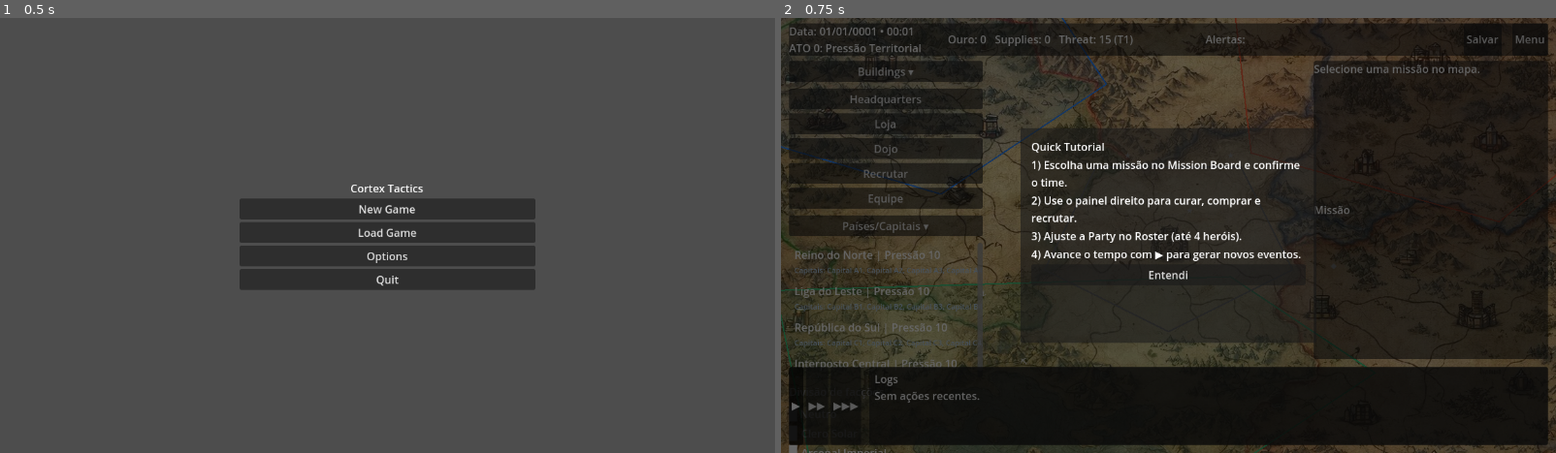
Above: before the commit, frames 1-2 (left to right).
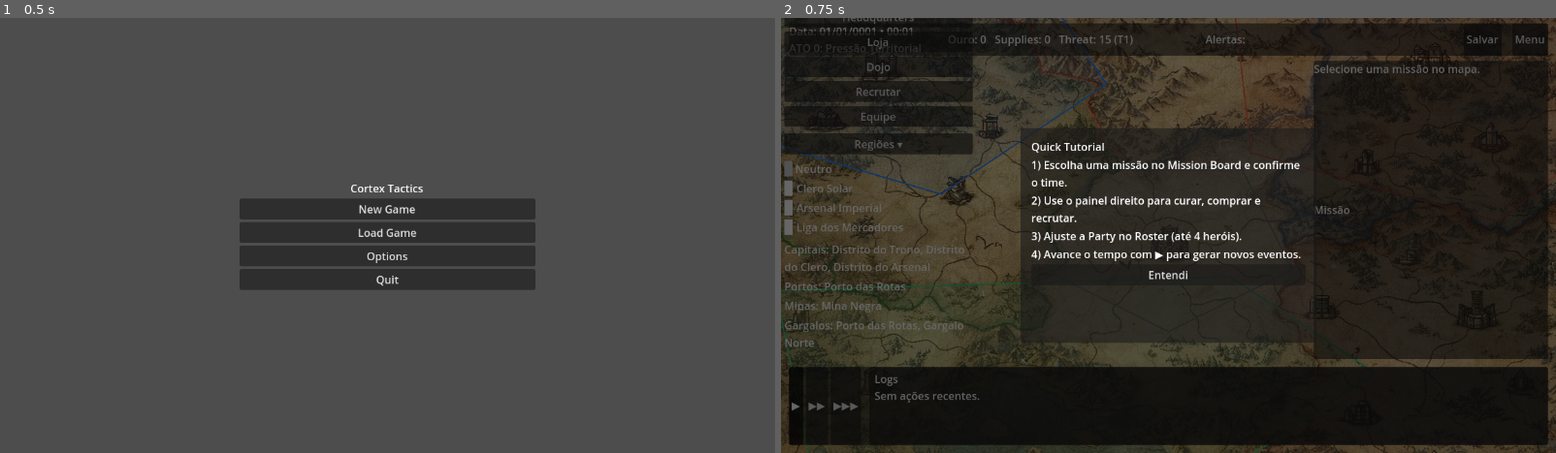
Above: after the commit, the same moments.

Repository: andrecc2507/JOGO
Game: Godot game, scene res://scene/ui/main_menu.tscn
The game is run twice, just before and just after one commit, with the same random seed, the same clock (stepped at 60 frames per second) and the same inputs. The engine's default icon, where the game draws it, is replaced by a stand-in: a white triangle on a blue panel in a dark square.
Inputs:
- Up to frame 1 (0.5 s): no input
- Up to frame 2 (0.75 s): click "New Game" at 0.5 s

Frame 1 is identical in both runs. In frame 2, 6.8% of the frame differs, in the area x 0-27%, y 0-100%.
Error after the commit: Cannot call method 'get_children' on a null value. (res://scripts/ui/map_screen.gd:476)

Commit message:
Update map_screen.tscn

Diff:
--- a/scene/ui/map_screen.tscn
+++ b/scene/ui/map_screen.tscn
@@ -1,77 +1,79 @@
-[gd_scene load_steps=3 format=3]
-
-[ext_resource type="Script" path="res://scripts/ui/map_screen.gd" id=1]
-[ext_resource type="Texture2D" path="res://assets/ui/world_map_provisional.png" id=2]
+[gd_scene load_steps=3 format=3 uid="uid://b3r1anytybvd7"]
+
+[ext_resource type="Script" uid="uid://vitrbcc721ft" path="res://scripts/ui/map_screen.gd" id="1"]
+[ext_resource type="Texture2D" uid="uid://7o288x5iiwqv" path="res://assets/ui/world_map_provisional.png" id="2"]
 
 [node name="MapScreen" type="Control"]
 layout_mode = 3
 anchors_preset = 15
 anchor_right = 1.0
 anchor_bottom = 1.0
+grow_horizontal = 2
+grow_vertical = 2
 script = ExtResource("1")
 
 [node name="MapLayer" type="Control" parent="."]
+anchors_preset = 0
+anchor_right = 1.0
+anchor_bottom = 1.0
+mouse_filter = 1
+
+[node name="MapRoot" type="Control" parent="MapLayer"]
+anchors_preset = 0
+anchor_right = 1.0
+anchor_bottom = 1.0
+mouse_filter = 1
+
+[node name="MapBackground" type="ColorRect" parent="MapLayer/MapRoot"]
+layout_mode = 0
+mouse_filter = 1
+color = Color(0.07, 0.08, 0.1, 1)
+
+[node name="MapImage" type="TextureRect" parent="MapLayer/MapRoot"]
+layout_mode = 0
+texture = ExtResource("2")
+expand_mode = 1
+stretch_mode = 5
+
+[node name="OverlayLayer" type="Control" parent="MapLayer/MapRoot"]
+anchors_preset = 0
+mouse_filter = 2
+
+[node name="BordersLayer" type="Node2D" parent="MapLayer/MapRoot/OverlayLayer"]
+
+[node name="PinsLayer" type="Control" parent="MapLayer/MapRoot"]
+anchors_preset = 0
+mouse_filter = 1
+
+[node name="LocationPins" type="Control" parent="MapLayer/MapRoot/PinsLayer"]
+anchors_preset = 0
+mouse_filter = 1
+
+[node name="Act0CapitalPins" type="Control" parent="MapLayer/MapRoot/PinsLayer"]
+anchors_preset = 0
+mouse_filter = 1
+
+[node name="Act0MissionPins" type="Control" parent="MapLayer/MapRoot/PinsLayer"]
+anchors_preset = 0
+mouse_filter = 1
+
+[node name="MissionPins" type="Control" parent="MapLayer/MapRoot/PinsLayer"]
+anchors_preset = 0
+mouse_filter = 1
+
+[node name="BuildingPins" type="Control" parent="MapLayer/MapRoot/PinsLayer"]
+anchors_preset = 0
+mouse_filter = 1
+
+[node name="UIFrame" type="Control" parent="."]
+layout_mode = 1
 anchors_preset = 15
 anchor_right = 1.0
 anchor_bottom = 1.0
-mouse_filter = 1
-
-[node name="MapRoot" type="Control" parent="MapLayer"]
-anchors_preset = 15
-anchor_right = 1.0
-anchor_bottom = 1.0
-mouse_filter = 1
-
-[node name="MapBackground" type="ColorRect" parent="MapLayer/MapRoot"]
-anchors_preset = 0
-color = Color(0.07, 0.08, 0.1, 1)
-mouse_filter = 1
-
-[node name="MapImage" type="TextureRect" parent="MapLayer/MapRoot"]
-anchors_preset = 0
-texture = ExtResource(2)
-expand = true
-stretch_mode = 5
-mouse_filter = 1
-
-[node name="OverlayLayer" type="Control" parent="MapLayer/MapRoot"]
-anchors_preset = 0
 mouse_filter = 2
 
-[node name="BordersLayer" type="Node2D" parent="MapLayer/MapRoot/OverlayLayer"]
-
-[node name="PinsLayer" type="Control" parent="MapLayer/MapRoot"]
-anchors_preset = 0
-mouse_filter = 1
-
-[node name="LocationPins" type="Control" parent="MapLayer/MapRoot/PinsLayer"]
-anchors_preset = 0
-mouse_filter = 1
-
-[node name="Act0CapitalPins" type="Control" parent="MapLayer/MapRoot/PinsLayer"]
-anchors_preset = 0
-mouse_filter = 1
-
-[node name="Act0MissionPins" type="Control" parent="MapLayer/MapRoot/PinsLayer"]
-anchors_preset = 0
-mouse_filter = 1
-
-[node name="MissionPins" type="Control" parent="MapLayer/MapRoot/PinsLayer"]
-anchors_preset = 0
-mouse_filter = 1
-
-[node name="BuildingPins" type="Control" parent="MapLayer/MapRoot/PinsLayer"]
-anchors_preset = 0
-mouse_filter = 1
-
-[node name="UIFrame" type="Control" parent="."]
-anchors_preset = 15
-anchor_right = 1.0
-anchor_bottom = 1.0
-mouse_filter = 2
-
 [node name="TopBar" type="PanelContainer" parent="UIFrame"]
-anchors_preset = 2
+layout_mode = 0
 anchor_right = 1.0
 offset_left = 12.0
 offset_top = 8.0
@@ -79,16 +81,16 @@
 offset_bottom = 56.0
 
 [node name="TopBarContent" type="HBoxContainer" parent="UIFrame/TopBar"]
-anchors_preset = 15
-anchor_right = 1.0
-anchor_bottom = 1.0
+layout_mode = 2
 theme_override_constants/separation = 16
 
 [node name="TimeBlock" type="VBoxContainer" parent="UIFrame/TopBar/TopBarContent"]
 custom_minimum_size = Vector2(220, 0)
+layout_mode = 2
 theme_override_constants/separation = 2
 
 [node name="DayLabel" type="Label" parent="UIFrame/TopBar/TopBarContent/TimeBlock"]
+layout_mode = 2
 text = "Data 01/01/0001"
 
 [node name="ActLabel" type="Label" parent="UIFrame/TopBar/TopBarContent/TimeBlock"]
@@ -96,6 +98,7 @@
 text = "Ato"
 
 [node name="ResourceBlock" type="HBoxContainer" parent="UIFrame/TopBar/TopBarContent"]
+layout_mode = 2
 size_flags_horizontal = 3
 theme_override_constants/separation = 12
 
@@ -130,6 +133,7 @@
 text = "Mapa"
 
 [node name="Body" type="Control" parent="UIFrame"]
+layout_mode = 1
 anchors_preset = 15
 anchor_right = 1.0
 anchor_bottom = 1.0
@@ -137,173 +141,171 @@
 offset_bottom = -140.0
 
 [node name="LeftPanel" type="VBoxContainer" parent="UIFrame/Body"]
-anchor_right = 0.0
-anchor_bottom = 1.0
-offset_left = 12.0
-offset_top = 0.0
-offset_right = 300.0
-offset_bottom = 0.0
 custom_minimum_size = Vector2(280, 0)
+layout_mode = 1
+anchors_preset = 9
+anchor_bottom = 1.0
+offset_left = 5.0
+offset_top = -5.0
+offset_right = 285.0
+offset_bottom = -131.0
+grow_vertical = 2
 size_flags_vertical = 3
 theme_override_constants/separation = 10
 
 [node name="BuildingsHeader" type="Button" parent="UIFrame/Body/LeftPanel"]
+layout_mode = 2
 text = "Buildings ▾"
 
 [node name="BuildingButtons" type="VBoxContainer" parent="UIFrame/Body/LeftPanel"]
 custom_minimum_size = Vector2(0, 160)
+layout_mode = 2
 theme_override_constants/separation = 6
 
 [node name="HeadquartersButton" type="Button" parent="UIFrame/Body/LeftPanel/BuildingButtons"]
+layout_mode = 2
 text = "Headquarters"
 
 [node name="CurandeiraButton" type="Button" parent="UIFrame/Body/LeftPanel/BuildingButtons"]
+layout_mode = 2
 text = "Curandeira"
 
 [node name="LojaButton" type="Button" parent="UIFrame/Body/LeftPanel/BuildingButtons"]
+layout_mode = 2
 text = "Loja"
 
 [node name="DojoButton" type="Button" parent="UIFrame/Body/LeftPanel/BuildingButtons"]
+layout_mode = 2
 text = "Dojo"
 
 [node name="RecrutarButton" type="Button" parent="UIFrame/Body/LeftPanel/BuildingButtons"]
+layout_mode = 2
 text = "Recrutar"
 
 [node name="RosterButton" type="Button" parent="UIFrame/Body/LeftPanel/BuildingButtons"]
+layout_mode = 2
 text = "Equipe"
 
 [node name="RosterHeader" type="Label" parent="UIFrame/Body/LeftPanel"]
 visible = false
+layout_mode = 2
 text = "Roster"
 
 [node name="PartyHeader" type="Label" parent="UIFrame/Body/LeftPanel"]
 visible = false
-text = ""
+layout_mode = 2
 
 [node name="PartySlots" type="VBoxContainer" parent="UIFrame/Body/LeftPanel"]
 visible = false
 custom_minimum_size = Vector2(0, 100)
+layout_mode = 2
 theme_override_constants/separation = 4
 
 [node name="RosterScroll" type="ScrollContainer" parent="UIFrame/Body/LeftPanel"]
 visible = false
 custom_minimum_size = Vector2(0, 220)
+layout_mode = 2
 size_flags_vertical = 3
 
 [node name="RosterList" type="VBoxContainer" parent="UIFrame/Body/LeftPanel/RosterScroll"]
+layout_mode = 2
 size_flags_horizontal = 3
 
 [node name="RegionHeader" type="Button" parent="UIFrame/Body/LeftPanel"]
+layout_mode = 2
 text = "Regiões ▾"
 
-[node name="RegionList" type="ScrollContainer" parent="UIFrame/Body/LeftPanel"]
-custom_minimum_size = Vector2(0, 200)
-size_flags_vertical = 3
-
-[node name="RegionListVBox" type="VBoxContainer" parent="UIFrame/Body/LeftPanel/RegionList"]
-size_flags_horizontal = 3
-
+[node name="FactionList" type="VBoxContainer" parent="UIFrame/Body/LeftPanel"]
+layout_mode = 2
 theme_override_constants/separation = 6
 
-[node name="FactionHeader" type="Label" parent="UIFrame/Body/LeftPanel"]
-text = "Divisão de facções"
-
-[node name="FactionList" type="VBoxContainer" parent="UIFrame/Body/LeftPanel"]
+[node name="LocationList" type="VBoxContainer" parent="UIFrame/Body/LeftPanel"]
+layout_mode = 2
 theme_override_constants/separation = 6
 
-[node name="LocationHeader" type="Label" parent="UIFrame/Body/LeftPanel"]
-text = "Capitais, portos e minas"
-
-[node name="LocationList" type="VBoxContainer" parent="UIFrame/Body/LeftPanel"]
+[node name="ActionButtons" type="HBoxContainer" parent="UIFrame/Body/LeftPanel"]
+visible = false
+layout_mode = 2
 theme_override_constants/separation = 6
 
-[node name="ActionButtons" type="HBoxContainer" parent="UIFrame/Body/LeftPanel"]
-visible = false
-theme_override_constants/separation = 6
-
 [node name="CurandeiraButton" type="Button" parent="UIFrame/Body/LeftPanel/ActionButtons"]
+layout_mode = 2
 text = "Curandeira"
 
 [node name="LojaButton" type="Button" parent="UIFrame/Body/LeftPanel/ActionButtons"]
+layout_mode = 2
 text = "Loja"
 
 [node name="DojoButton" type="Button" parent="UIFrame/Body/LeftPanel/ActionButtons"]
+layout_mode = 2
 text = "Dojo"
 
 [node name="RecrutarButton" type="Button" parent="UIFrame/Body/LeftPanel/ActionButtons"]
+layout_mode = 2
 text = "Recrutar"
 
 [node name="SkillWebButton" type="Button" parent="UIFrame/Body/LeftPanel/ActionButtons"]
+layout_mode = 2
 text = "Skill Web"
 
 [node name="CenterPanel" type="VBoxContainer" parent="UIFrame/Body"]
-anchor_left = 0.0
-anchor_top = 0.0
+visible = false
+custom_minimum_size = Vector2(420, 0)
+layout_mode = 0
 anchor_right = 1.0
 anchor_bottom = 1.0
 offset_left = 320.0
-offset_top = 0.0
 offset_right = -320.0
-offset_bottom = 0.0
-custom_minimum_size = Vector2(420, 0)
-visible = false
 theme_override_constants/separation = 8
 
 [node name="MissionTitle" type="Label" parent="UIFrame/Body/CenterPanel"]
+layout_mode = 2
 text = "Mission Board"
 
 [node name="MissionScroll" type="ScrollContainer" parent="UIFrame/Body/CenterPanel"]
+layout_mode = 2
 size_flags_vertical = 3
 
 [node name="MissionList" type="VBoxContainer" parent="UIFrame/Body/CenterPanel/MissionScroll"]
+layout_mode = 2
 size_flags_horizontal = 3
 size_flags_vertical = 3
 theme_override_constants/separation = 10
 
 [node name="RightPanel" type="VBoxContainer" parent="UIFrame/Body"]
+custom_minimum_size = Vector2(340, 0)
+layout_mode = 0
 anchor_left = 1.0
-anchor_top = 0.0
 anchor_right = 1.0
 anchor_bottom = 1.0
 offset_left = -360.0
-offset_top = 0.0
 offset_right = -12.0
-offset_bottom = 0.0
-custom_minimum_size = Vector2(340, 0)
 theme_override_constants/separation = 8
 
 [node name="MissionDetailsPanel" type="PanelContainer" parent="UIFrame/Body/RightPanel"]
 custom_minimum_size = Vector2(0, 320)
+layout_mode = 2
 size_flags_vertical = 3
 
 [node name="DetailTitle" type="Label" parent="UIFrame/Body/RightPanel/MissionDetailsPanel"]
-anchor_right = 1.0
-offset_left = 12
-offset_top = 8
-offset_right = -12
-offset_bottom = 28
+layout_mode = 2
 text = "Detalhe"
 
 [node name="DetailMargin" type="MarginContainer" parent="UIFrame/Body/RightPanel/MissionDetailsPanel"]
-anchor_right = 1.0
-anchor_bottom = 1.0
-offset_left = 12
-offset_top = 32
-offset_right = -12
-offset_bottom = -12
+layout_mode = 2
 size_flags_vertical = 3
 
 [node name="DetailScroll" type="ScrollContainer" parent="UIFrame/Body/RightPanel/MissionDetailsPanel/DetailMargin"]
-anchor_right = 1.0
-anchor_bottom = 1.0
+layout_mode = 2
 
 [node name="DetailContent" type="VBoxContainer" parent="UIFrame/Body/RightPanel/MissionDetailsPanel/DetailMargin/DetailScroll"]
+layout_mode = 2
 size_flags_horizontal = 3
 size_flags_vertical = 3
 theme_override_constants/separation = 8
 
 [node name="BottomPanel" type="PanelContainer" parent="UIFrame"]
-anchors_preset = 10
+layout_mode = 0
 anchor_top = 1.0
 anchor_right = 1.0
 anchor_bottom = 1.0
@@ -313,9 +315,7 @@
 offset_bottom = -12.0
 
 [node name="BottomContent" type="HBoxContainer" parent="UIFrame/BottomPanel"]
-anchors_preset = 15
-anchor_right = 1.0
-anchor_bottom = 1.0
+layout_mode = 2
 theme_override_constants/separation = 12
 
 [node name="SpeedControls" type="HBoxContainer" parent="UIFrame/BottomPanel/BottomContent"]
